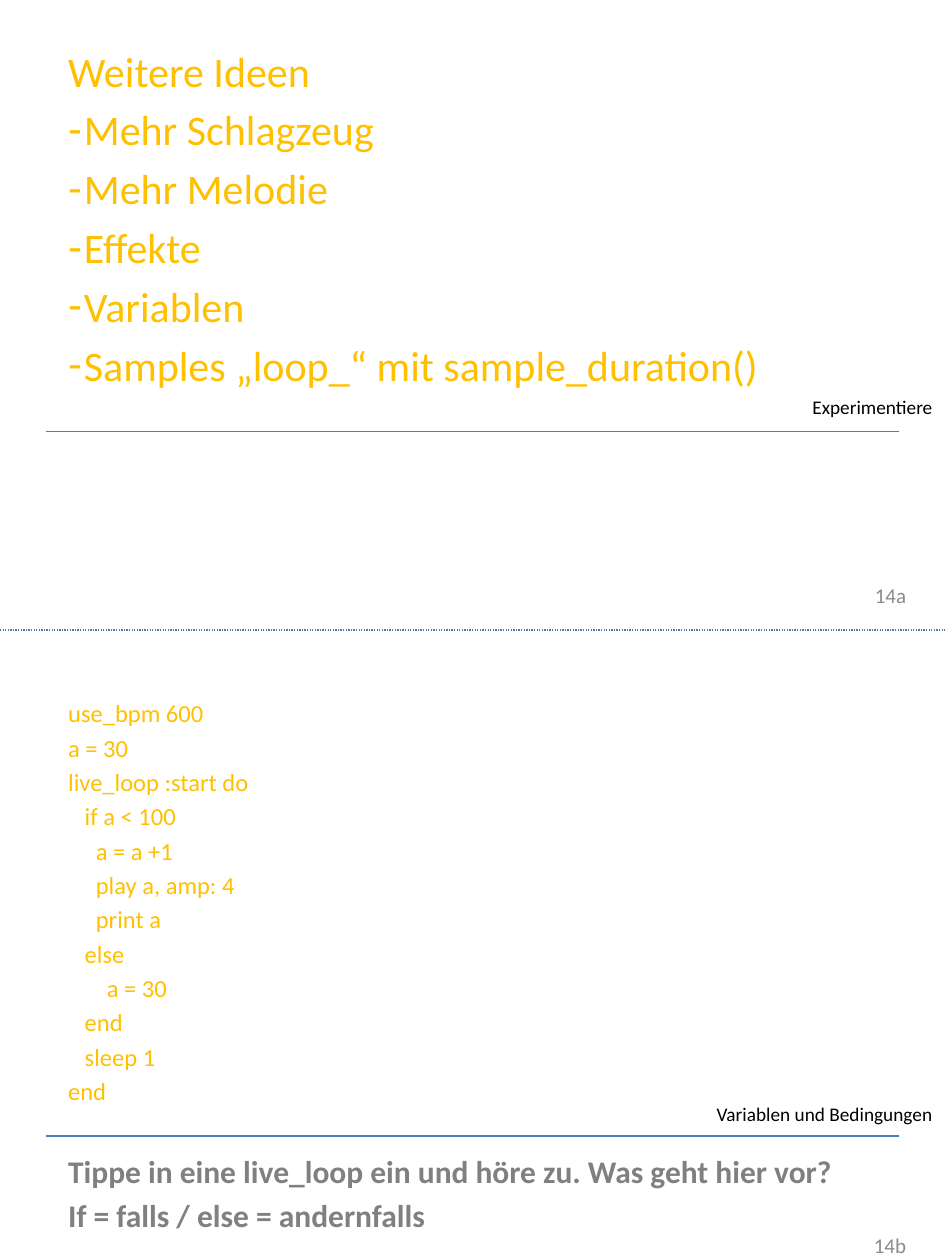
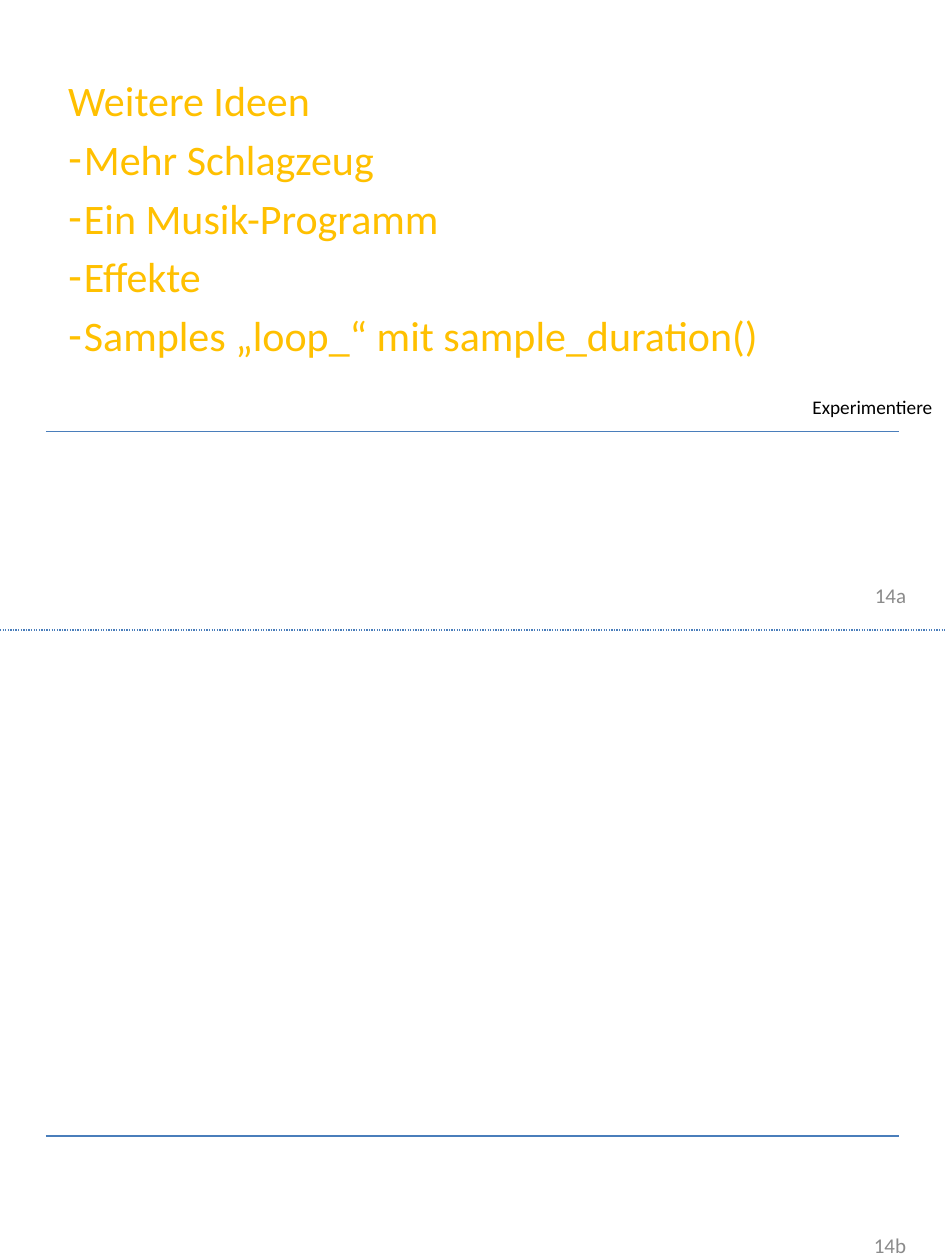
Before and after one commit to Devoxx4KidsDE/SonicPI, a slide deck: slide 14 of presentation/de/Sonic PI Workshop_de.pptx. Drawn at 945x1260 pixels with LibreOffice and Linux fonts; fonts in the diff are those of the drawing; background and template pictures are left out. Boxes give left, top, right and bottom in pixels: in the first picture for what was removed or moved away, otherwise in the second. Text is boxed around its words. In the diff, an @@ line names an element or a change of style, - is before the commit and + after.

```diff
--- a/presentation/de/Sonic PI Workshop_de.pptx
+++ b/presentation/de/Sonic PI Workshop_de.pptx
@@ text "Weitere Ideen": place and size @@
-text "Weitere Ideen" at <box>68,57,757,388</box>
+text "Weitere Ideen" at <box>68,86,757,358</box>
@@ text at <box>84,204,439,242</box>: text changed @@
-– Mehr Melodie
+– Ein Musik-Programm
@@ text at <box>84,292,245,323</box>: paragraph removed @@
-– Variablen
@@ text removed at <box>68,705,248,1100</box> @@
-use_bpm 600
-a = 30
-live_loop :start do
-if a < 100
-a = a +1
-play a, amp: 4
-print a
-else
-a = 30
-end
-sleep 1
-end
@@ text removed at <box>717,1107,932,1125</box> @@
-Variablen und Bedingungen
@@ text removed at <box>68,1161,831,1227</box> @@
-Tippe in eine live_loop ein und höre zu. Was geht hier vor?
-If = falls / else = andernfalls
```
Also in this commit, not shown: 1 other slide changed, 1 slide added.
